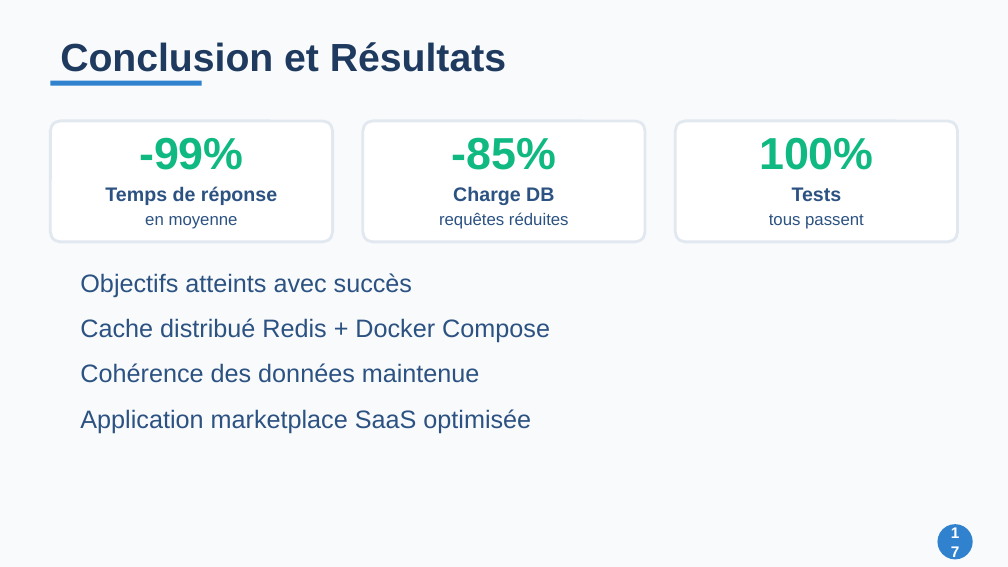
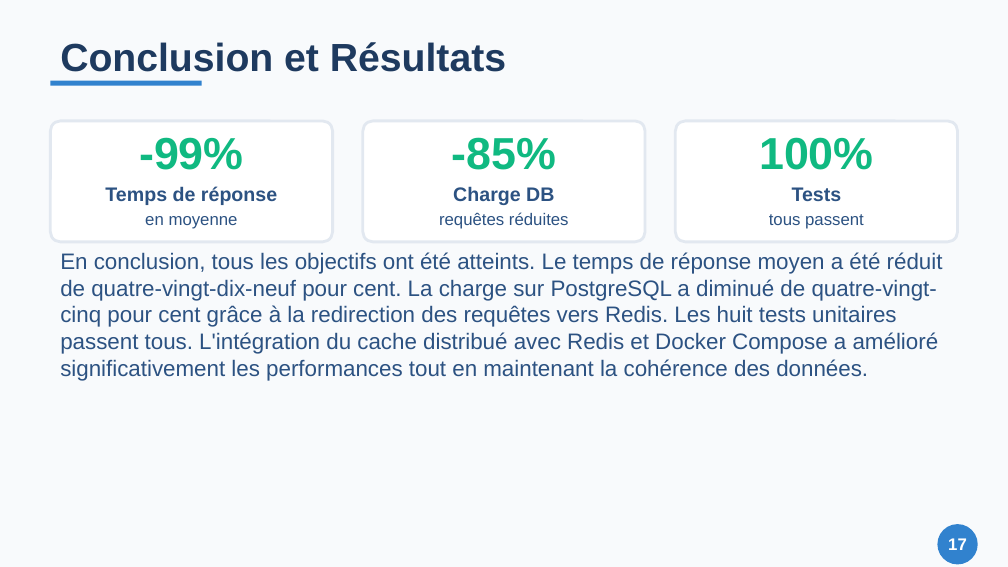
Before and after one commit to Zeinot/marketplace-saas, a slide deck: slide 17 of output/Presentation_Cache_Redis.pptx. Drawn at 1008x567 pixels with LibreOffice and Linux fonts; fonts in the diff are those of the drawing. Boxes give left, top, right and bottom in pixels: in the first picture for what was removed or moved away, otherwise in the second. Text is boxed around its words. In the diff, an @@ line names an element or a change of style, - is before the commit and + after.

```diff
--- a/output/Presentation_Cache_Redis.pptx
+++ b/output/Presentation_Cache_Redis.pptx
@@ text "En conclusion, tous les objectifs ..." at (60, 252, 943, 381): vertical alignment middle to top @@
@@ text at (60, 252, 943, 381): text changed; size 18 to 16 pt @@
-Objectifs atteints avec succès
+En conclusion, tous les objectifs ont été atteints. Le temps de réponse moyen a été réduit de quatre-vingt-dix-neuf pour cent. La charge sur PostgreSQL a diminué de quatre-vingt-cinq pour cent grâce à la redirection des requêtes vers Redis. Les huit tests unitaires passent tous. L'intégration du cache distribué avec Redis et Docker Compose a amélioré significativement les performances tout en maintenant la cohérence des données.
@@ text removed at (80, 318, 550, 343) @@
-Cache distribué Redis + Docker Compose
@@ text removed at (80, 363, 480, 383) @@
-Cohérence des données maintenue
@@ text removed at (80, 409, 531, 434) @@
-Application marketplace SaaS optimisée
@@ text "17" at (948, 538, 967, 550): size 11 to 12 pt @@
@@ ellipse: place and size @@
-ellipse at (937, 524, 973, 559)
+ellipse at (937, 524, 978, 564)
```
Also in this commit, not shown: 14 other slides changed, 21 other files.
